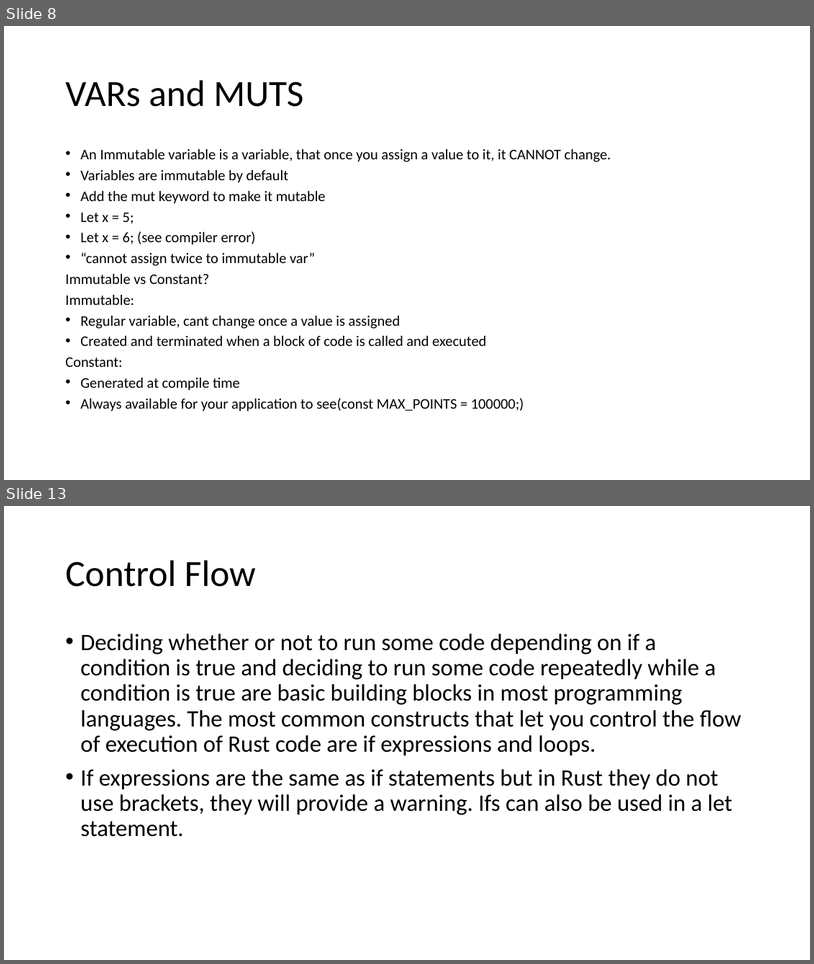
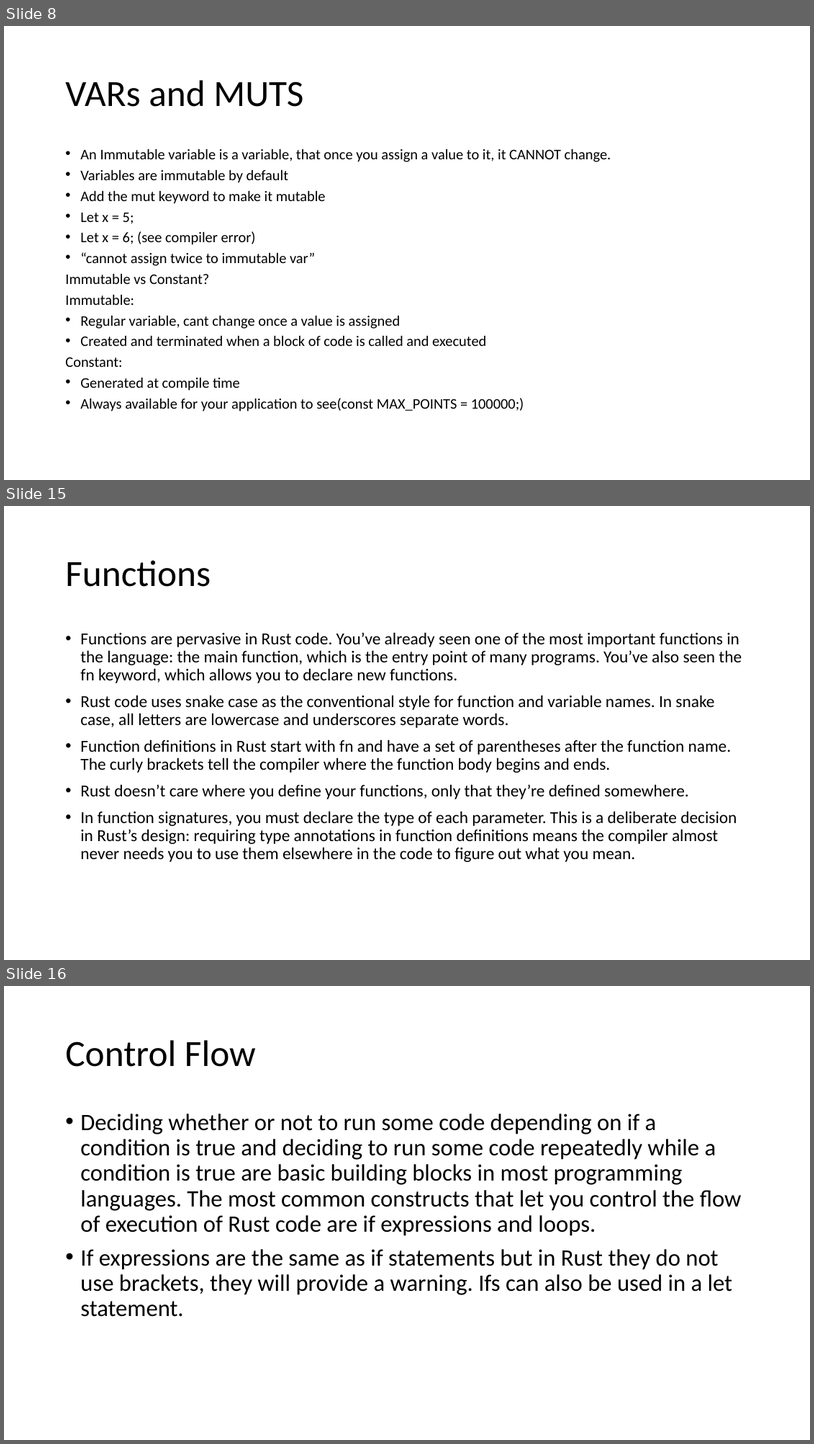
Before and after one commit to AlexbMitchelmore/WebDevRust, a slide deck: RUST.pptx. Shown one above the other, each under a label of ours: slides 8 and 13 before the commit, slides 8, 15 and 16 after it; the slides between them are not shown. The pictures are 814x964 and 814x1444 pixels, drawn with LibreOffice and Linux fonts; fonts in the diff are those of the drawing. Boxes give left, top, right and bottom in pixels: in the first picture for what was removed or moved away, otherwise in the second. Text is boxed around its words. In the diff, an @@ line names an element or a change of style, - is before the commit and + after.

```diff
--- a/RUST.pptx
+++ b/RUST.pptx
@@ slide 15 added at bbox=[4, 506, 810, 960], background #FFFFFF @@
@@ title added at bbox=[65, 560, 211, 587], 44 pt, text #000000 @@
+Functions
@@ text added at bbox=[80, 632, 742, 862], 20 pt, text #000000 @@
+• Functions are pervasive in Rust code. You’ve already seen one of the most important functions in the language: the main function, which is the entry point of many programs. You’ve also seen the fn keyword, which allows you to declare new functions.
+• Rust code uses snake case as the conventional style for function and variable names. In snake case, all letters are lowercase and underscores separate words.
+• Function definitions in Rust start with fn and have a set of parentheses after the function name. The curly brackets tell the compiler where the function body begins and ends.
+• Rust doesn’t care where you define your functions, only that they’re defined somewhere.
+• In function signatures, you must declare the type of each parameter. This is a deliberate decision in Rust’s design: requiring type annotations in function definitions means the compiler almost never needs you to use them elsewhere in the code to figure out what you mean.
@@ what was slide 13 is now slide 16 @@
```
Also in this commit, not shown: 3 slides changed, 5 other slides added, 3 slides removed, 1 other file.
